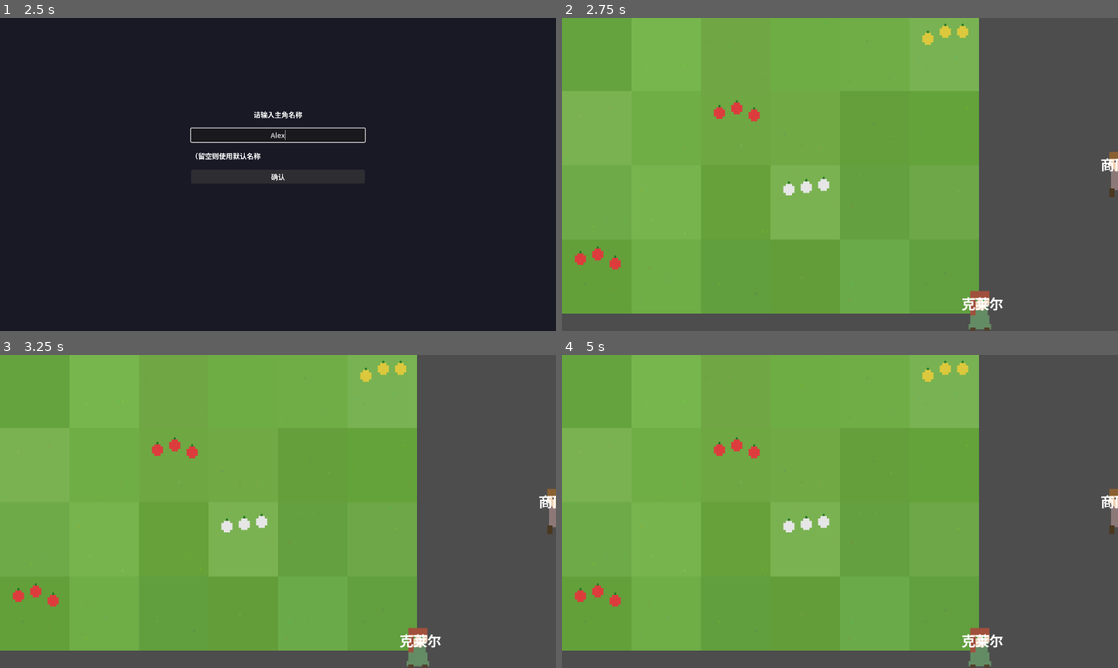
Above: before the commit, frames 1-4 (two rows, left to right).
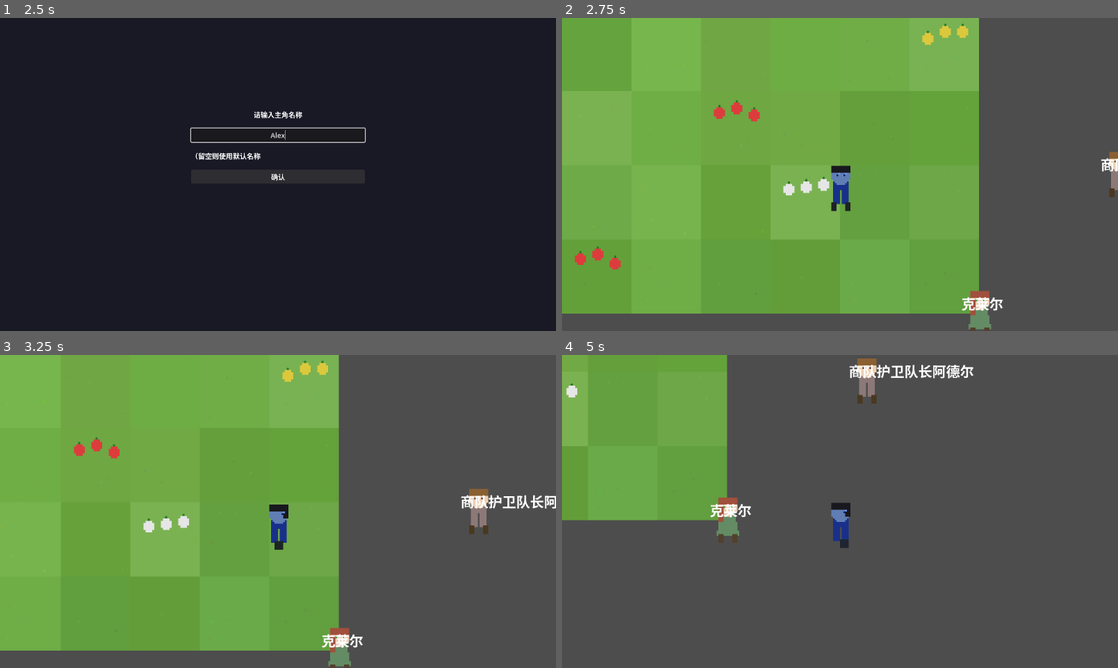
Above: after the commit, the same moments.

Repository: yfh349958021/pixel-quest-rpg
Game: Godot game, scene res://scenes/MainMenu.tscn
Two runs of this game, one before a commit and one after it. Both use one fixed random seed, a clock stepped at 60 frames per second and the inputs below.
Inputs (mouse positions are in pixels of both pictures, inside the frame that each line leads up to):
- Up to frame 1 (2.5 s): click "开始游戏" at 0.5 s; click (278, 136) at 1.27 s; type "Alex" at 1.35 s; click "确认" at 2 s
- Up to frame 2 (2.75 s): no input
- Up to frame 3 (3.25 s): move the mouse to (400, 495) at 2.77 s; hold D (move_right) from 2.78 s (still down); tap Space (interact) at 2.85 s; click (400, 495) at 2.92 s
- Up to frame 4 (5 s): move the mouse to (728, 527) at 3.52 s; release D (move_right) at 3.53 s; hold S (move_down) 3.53-4.28 s; tap Space (interact) at 3.6, 4.35 s; move the mouse to (895, 442) at 4.27 s; hold D (move_right) from 4.28 s (still down)

Frame 1 is identical in both runs. In frame 2, 0.4% of the frame differs, in the area x 48-52%, y 47-62%; in frame 3, 17%; in frame 4, 57%, in the area x 0-100%, y 0-100%.
Error before the commit: Parse Error: Function "_freeze()" not found in base self. (res://src/core/player.gd:41)

Commit message:
fix: _freeze()不存在导致player._ready崩溃无法移动

Diff:
--- a/src/core/player.gd
+++ b/src/core/player.gd
@@ -38,7 +38,7 @@
 	sprite.offset = Vector2(0, 8)
 	interaction_area.body_entered.connect(_on_area_body_entered)
 	interaction_area.body_exited.connect(_on_area_body_exited)
-	_freeze(true)
+	freeze_movement(true)
 
 func _physics_process(delta: float) -> void:
 	if _frozen:
